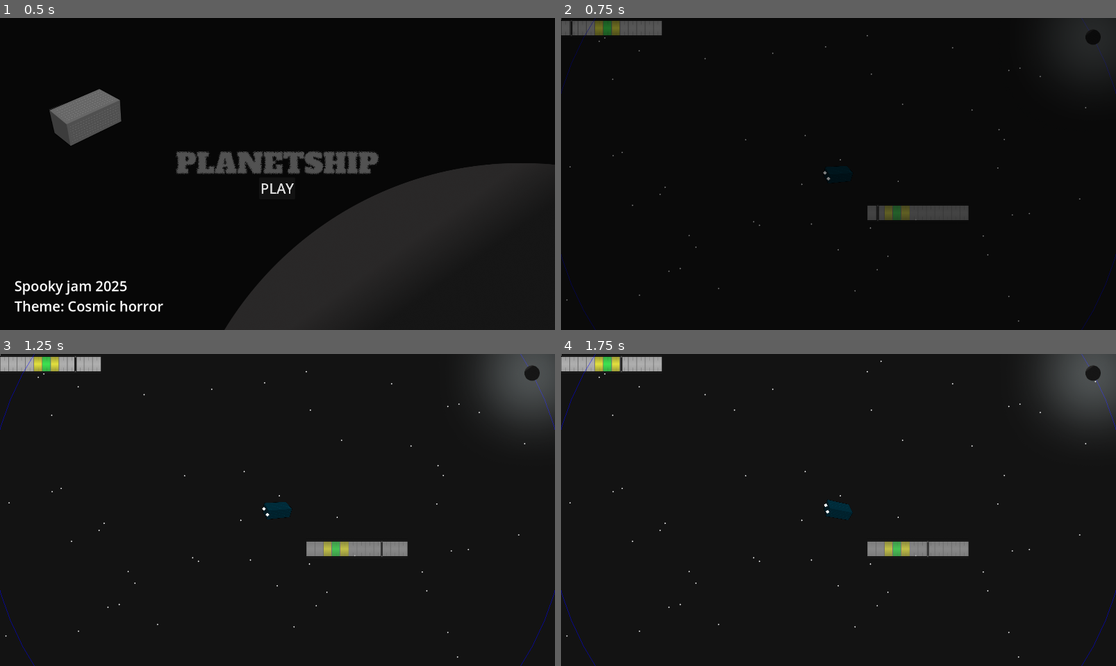
Above: before the commit, frames 1-4 (two rows, left to right).
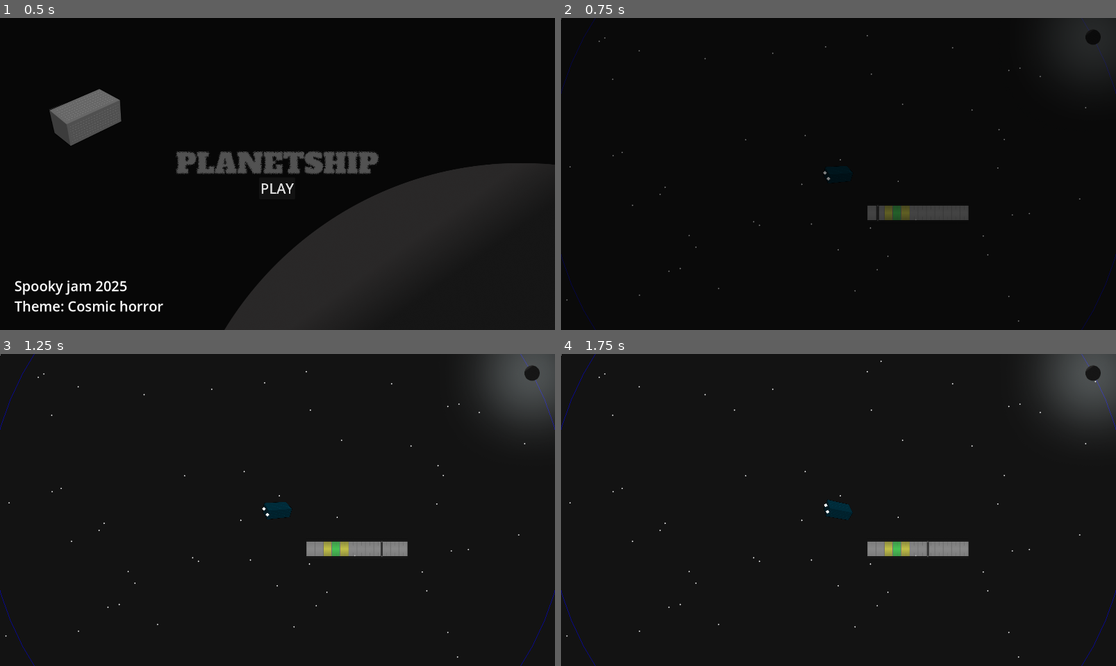
Above: after the commit, the same moments.

Repository: RagnarRally/Spooky_GAMEJAM_2025
Game: Godot game, scene res://scenes/main_menu.tscn
Same seed, same stepped clock (60 frames per second), same inputs: the game is played once before the commit and once after it. Sound files missing from this copy of the repository are replaced by a short silence.
Inputs:
- Up to frame 1 (0.5 s): no input
- Up to frame 2 (0.75 s): click "PLAY" at 0.5 s
- Up to frame 3 (1.25 s): no input
- Up to frame 4 (1.75 s): hold Right (rotate_right) from 1.28 s (still down); hold Space (selector_stop) from 1.28 s (still down)

Frame 1 is identical in both runs. In frame 2, 0.8% of the frame differs, in the area x 0-19%, y 0-6%; in frame 3, 0.8%; in frame 4, 0.8%.

Commit message:
removed minigame

Diff:
--- a/scenes/game.tscn
+++ b/scenes/game.tscn
@@ -1,11 +1,10 @@
-[gd_scene load_steps=10 format=3 uid="uid://c1gpmg3iulicg"]
+[gd_scene load_steps=9 format=3 uid="uid://c1gpmg3iulicg"]
 
 [ext_resource type="Script" path="res://scenes/game.gd" id="1_iywne"]
 [ext_resource type="PackedScene" uid="uid://dkvu8ncimgpxm" path="res://entities/player_spaceship/player_spaceship.tscn" id="1_uwrxv"]
 [ext_resource type="Texture2D" uid="uid://cbmtggq0spdp4" path="res://assets/art/Star_small.png" id="2_lbhrr"]
 [ext_resource type="PackedScene" uid="uid://6wo182se5ki" path="res://systems/planet_spawner/planet_spawner_controller.tscn" id="2_lnu2h"]
 [ext_resource type="PackedScene" uid="uid://ckrpxipsrp27m" path="res://entities/planet/planet.tscn" id="3_lbhrr"]
-[ext_resource type="PackedScene" uid="uid://4i8pjywpcq7b" path="res://minigame.tscn" id="6_p57ef"]
 [ext_resource type="AudioStream" uid="uid://b3t2ss6qvd55i" path="res://sounds/La Cathédrale Néante.mp3" id="7_u5sy4"]
 [ext_resource type="AudioStream" uid="uid://cxqsltcr8ixw2" path="res://sounds/boostburst.mp3" id="8_gee14"]
 
@@ -19,11 +18,10 @@
 script = ExtResource("1_iywne")
 camera = NodePath("PlayerSpaceship/Camera2D")
 
-[node name="PlayerSpaceship" parent="." node_paths=PackedStringArray("MiniGame") instance=ExtResource("1_uwrxv")]
+[node name="PlayerSpaceship" parent="." instance=ExtResource("1_uwrxv")]
 position = Vector2(548, 329)
 engine_power = 80
 spin_power = 1000
-MiniGame = NodePath("")
 
 [node name="Camera2D" type="Camera2D" parent="PlayerSpaceship"]
 
@@ -51,8 +49,6 @@
 color = Color(0.07683582, 0.07683582, 0.07683582, 1)
 metadata/_edit_use_anchors_ = true
 
-[node name="minigame" parent="CanvasLayer" instance=ExtResource("6_p57ef")]
-
 [node name="LaCathédraleNéante" type="AudioStreamPlayer" parent="."]
 stream = ExtResource("7_u5sy4")
 autoplay = true
